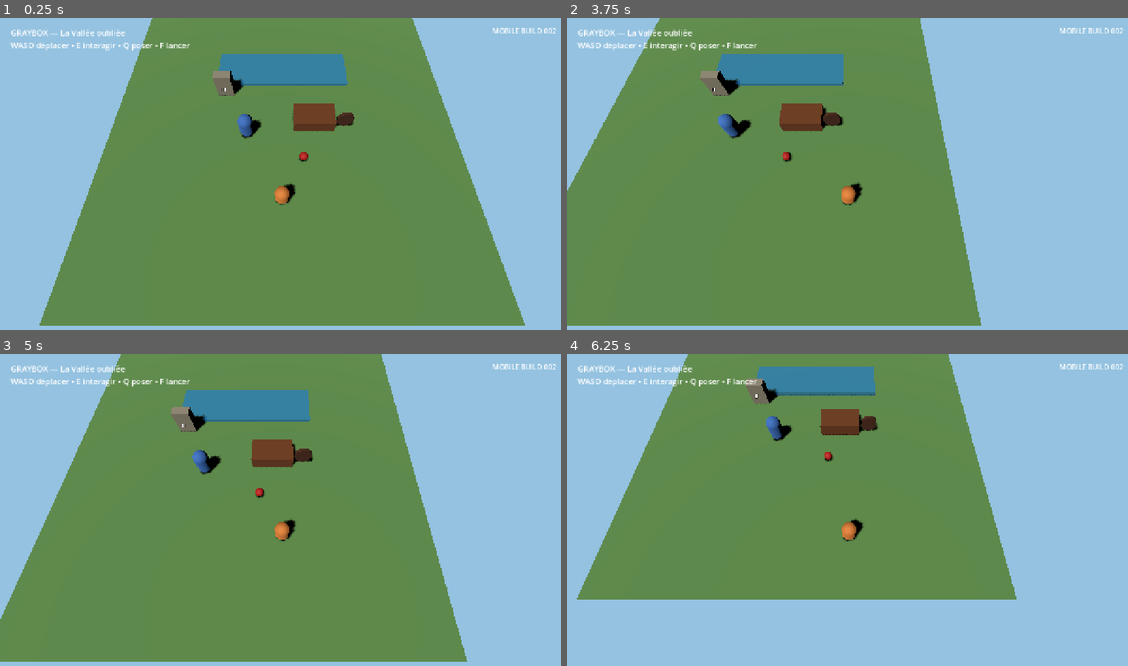
Above: before the commit, frames 1-4 (two rows, left to right).
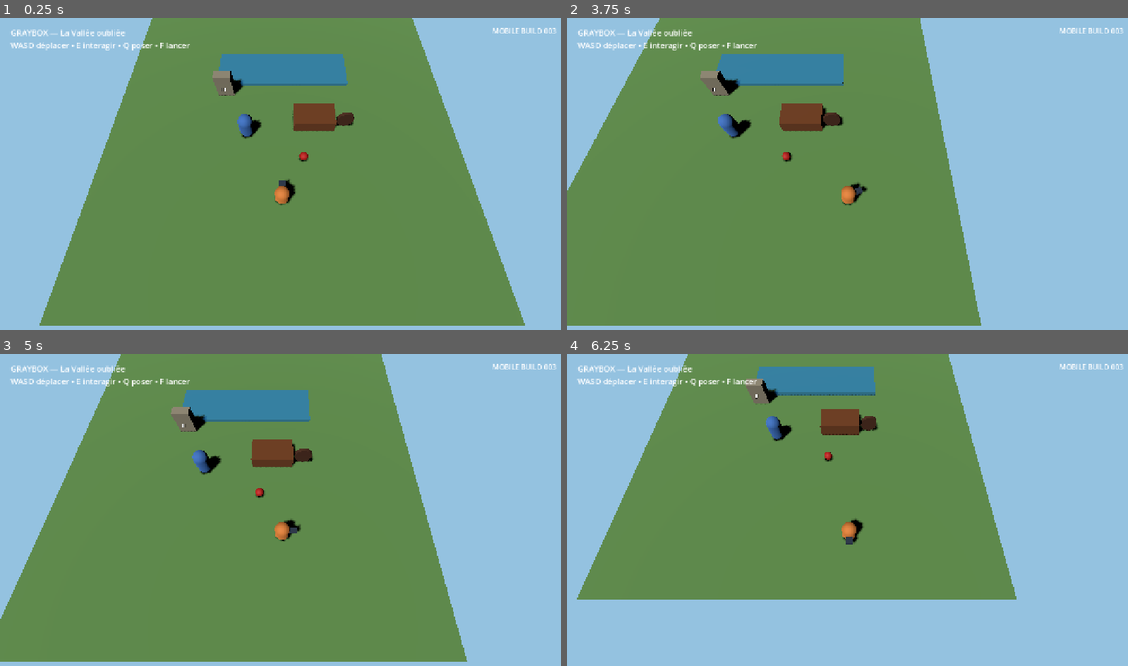
Above: after the commit, the same moments.

Repository: u2987920406-rgb/Grimoire
Game: Godot game, scene res://adventures/forgotten_valley/scenes/bootstrap.tscn
Two runs of this game, one before a commit and one after it. Both use one fixed random seed, a clock stepped at 60 frames per second and the inputs below.
Inputs (mouse positions are in pixels of both pictures, inside the frame that each line leads up to):
- Up to frame 1 (0.25 s): no input
- Up to frame 2 (3.75 s): tap Enter at 0.5, 3.5 s; move the mouse to (970, 161) at 0.52 s; hold D (move_right) 0.53-1.25 s; hold Q (drop_object) 0.53-1.25 s; click (970, 161) at 0.67 s; drag from (735, 192) to (819, 239) at 1.27 s; tap Space at 2 s; move the mouse to (903, 108) at 2.02 s; hold D (move_right) 2.03-2.75 s; hold F (throw_object) 2.03-2.75 s; drag from (819, 239) to (679, 130) at 2.77 s; move the mouse to (1021, 223) at 3.52 s; hold A (move_left) from 3.53 s (still down); hold E (interact) from 3.53 s (still down)
- Up to frame 3 (5 s): release A (move_left) at 4.25 s; release E (interact) at 4.25 s; drag from (112, 466) to (196, 432) at 4.27 s
- Up to frame 4 (6.25 s): tap Space at 5 s; move the mouse to (875, 513) at 5.02 s; hold S (move_back) 5.03-5.75 s; hold Q (drop_object) 5.03-5.75 s; click (875, 513) at 5.17 s; drag from (763, 432) to (735, 528) at 5.77 s

The runs differ from the first frame. In frame 1, less than 0.1% of the frame differs, in the area x 49-100%, y 4-55%; in frame 2, less than 0.1%; in frame 3, less than 0.1%; in frame 4, less than 0.1%, in the area x 49-100%, y 4-62%.

Commit message:
feat(graybox): show player facing and contextual cart owner

Diff:
--- a/adventures/forgotten_valley/scenes/bootstrap.tscn
+++ b/adventures/forgotten_valley/scenes/bootstrap.tscn
@@ -4,7 +4,7 @@
 [ext_resource type="Script" path="res://core/player/player_controller.gd" id="2_player"]
 [ext_resource type="Script" path="res://adventures/forgotten_valley/scripts/apple.gd" id="3_apple"]
 [ext_resource type="Script" path="res://core/physics/water_volume.gd" id="4_water"]
-[ext_resource type="Script" path="res://core/characters/simple_npc.gd" id="5_npc"]
+[ext_resource type="Script" path="res://adventures/forgotten_valley/scripts/cart_owner.gd" id="5_npc"]
 [ext_resource type="Script" path="res://adventures/forgotten_valley/scripts/cart_wheel.gd" id="6_wheel"]
 [ext_resource type="Script" path="res://adventures/forgotten_valley/scripts/cart.gd" id="7_cart"]
 [ext_resource type="Script" path="res://adventures/forgotten_valley/scripts/ancient_stone.gd" id="8_stone"]
@@ -20,6 +20,13 @@
 
 [sub_resource type="StandardMaterial3D" id="Material_player"]
 albedo_color = Color(0.84, 0.48, 0.2, 1)
+roughness = 0.8
+
+[sub_resource type="BoxMesh" id="BoxMesh_player_front"]
+size = Vector3(0.34, 0.18, 0.5)
+
+[sub_resource type="StandardMaterial3D" id="Material_player_front"]
+albedo_color = Color(0.12, 0.18, 0.26, 1)
 roughness = 0.8
 
 [sub_resource type="SphereShape3D" id="SphereShape_interaction"]
@@ -131,6 +138,11 @@
 [node name="Collision" type="CollisionShape3D" parent="Player"]
 shape = SubResource("CapsuleShape_player")
 
+[node name="FrontMarker" type="MeshInstance3D" parent="Player"]
+position = Vector3(0, 0.15, -0.55)
+mesh = SubResource("BoxMesh_player_front")
+material_override = SubResource("Material_player_front")
+
 [node name="InteractionArea" type="Area3D" parent="Player"]
 collision_layer = 0
 collision_mask = 1
@@ -179,7 +191,7 @@
 [node name="CartOwner" type="StaticBody3D" parent="."]
 position = Vector3(-2.4, 1.0, 0.7)
 script = ExtResource("5_npc")
-dialogue_text = "Oh ! Une pomme s'est échappée. Et ma charrette n'a pas l'air d'aller beaucoup mieux…"
+cart_path = NodePath("../Cart")
 
 [node name="Mesh" type="MeshInstance3D" parent="CartOwner"]
 mesh = SubResource("CapsuleMesh_npc")
@@ -307,7 +319,7 @@
 offset_top = 18.0
 offset_right = 1260.0
 offset_bottom = 54.0
-text = "MOBILE BUILD 002"
+text = "MOBILE BUILD 003"
 horizontal_alignment = 2
 theme_override_font_sizes/font_size = 16
 
